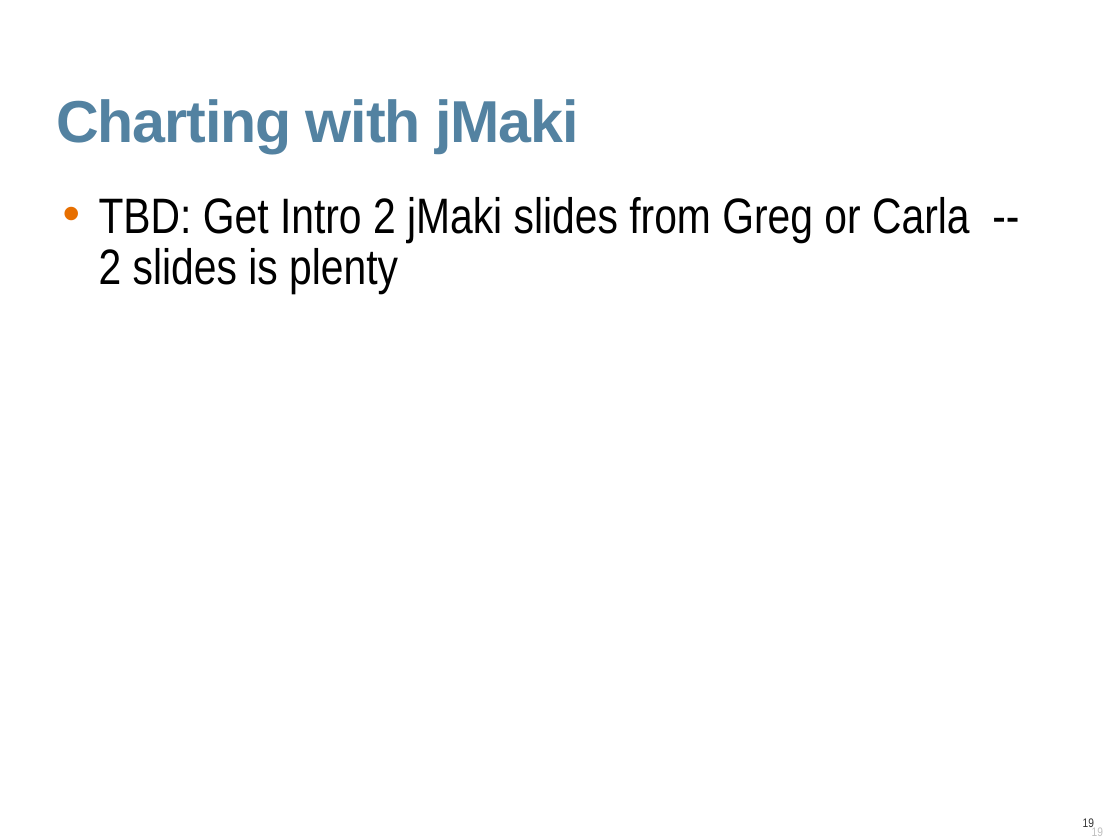
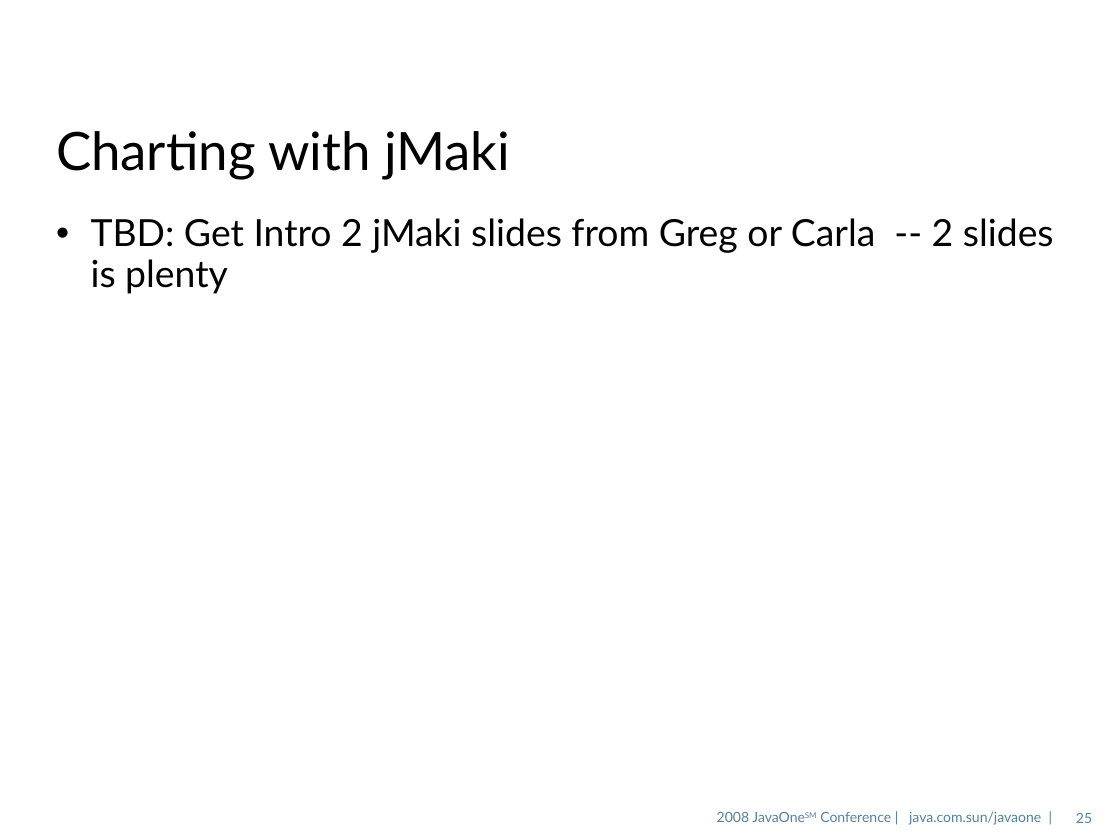
Before and after one commit to javaee/glassfish, a slide deck: slide 25 of v3/admingui/j1plugin/gfplugin/4520_gfplugin.odp (slide 19 before the commit). Drawn at 1120x840 pixels with LibreOffice and Linux fonts; fonts in the diff are those of the drawing; background and template pictures are left out. Boxes give left, top, right and bottom in pixels: in the first picture for what was removed or moved away, otherwise in the second. Text is boxed around its words. In the diff, an @@ line names an element or a change of style, - is before the commit and + after.

```diff
--- a/v3/admingui/j1plugin/gfplugin/4520_gfplugin.odp
+++ b/v3/admingui/j1plugin/gfplugin/4520_gfplugin.odp
@@ title "Charting with jMaki" at (x1=56, y1=131, x2=510, y2=179): size 38 to 34 pt, font Arial to Lato, text colour #5382A1 to #000000, letter spacing -0.7 to 0 pt, bold off; line spacing 0.9 to 0.85; vertical alignment top to middle @@
@@ text "TBD: Get Intro 2 jMaki ..." moved from (x1=99, y1=197, x2=970, y2=293) to (x1=91, y1=218, x2=1054, y2=294) @@
@@ text "TBD: Get Intro 2 jMaki ..." at (x1=91, y1=218, x2=1054, y2=294): size 32 to 24 pt, font Arial Narrow to Lato; indent changed; line spacing 0.85 to 0.9; less space between paragraphs @@
@@ text added at (x1=717, y1=812, x2=1041, y2=825), 9 pt, text #5382A1 @@
+2008 JavaOneSM Conference | java.com.sun/javaone |
@@ page number added at (x1=1076, y1=813, x2=1092, y2=823), 9 pt, text #5483A1 @@
+25
@@ page number removed at (x1=1083, y1=818, x2=1094, y2=829) @@
-19
```
Also in this commit, not shown: 27 other slides changed, 10 slides added, 1 slide removed.
